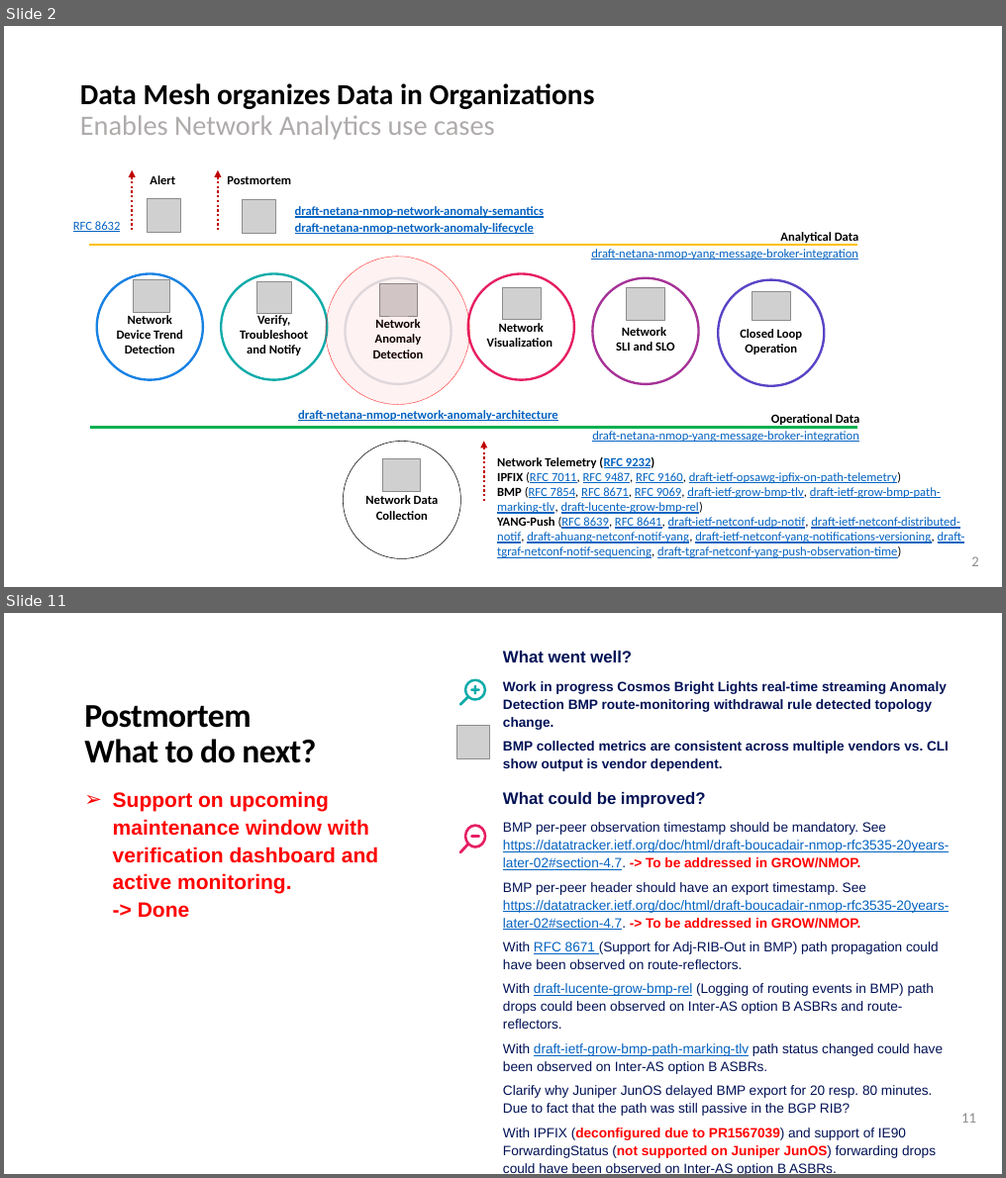
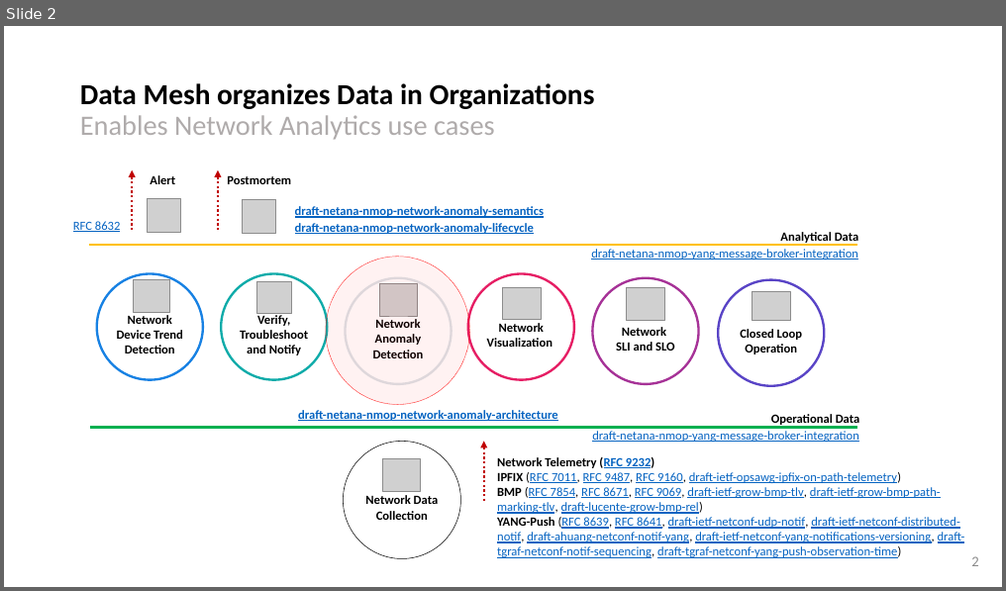
Before and after one commit to network-analytics/ietf-network-analytics-document-status, a slide deck: 121/NMOP/nmop-interim-swisscom-network-analytics-network-incident-postmortem.pptx. Shown one above the other, each under a label of ours: slides 2 and 11 before the commit, slide 2 after it; the slides between them are not shown. The pictures are 1006x1178 and 1006x591 pixels, drawn with LibreOffice and Linux fonts; fonts in the diff are those of the drawing; grey boxes stand for pictures. Boxes give left, top, right and bottom in pixels: in the first picture for what was removed or moved away, otherwise in the second. Text is boxed around its words. In the diff, an @@ line names an element or a change of style, - is before the commit and + after.

```diff
--- a/121/NMOP/nmop-interim-swisscom-network-analytics-network-incident-postmortem.pptx
+++ b/121/NMOP/nmop-interim-swisscom-network-analytics-network-incident-postmortem.pptx
@@ slide 11 removed at <box>4,613,1002,1174</box>, background #FFFFFF @@
@@ text removed at <box>503,651,948,768</box> @@
-What went well?
-Work in progress Cosmos Bright Lights real-time streaming Anomaly Detection BMP route-monitoring withdrawal rule detected topology change.
-BMP collected metrics are consistent across multiple vendors vs. CLI show output is vendor dependent.
@@ freeform shape removed at <box>459,679,486,706</box> @@
@@ text removed at <box>84,705,316,763</box> @@
-Postmortem
-What to do next?
@@ picture removed at <box>456,726,491,760</box> @@
@@ text removed at <box>113,791,378,918</box> @@
-➢ Support on upcoming maintenance window with verification dashboard and active monitoring.
-  -> Done
@@ text removed at <box>503,792,948,1174</box> @@
-What could be improved?
-BMP per-peer observation timestamp should be mandatory. See https://datatracker.ietf.org/doc/html/draft-boucadair-nmop-rfc3535-20years-later-02#section-4.7. -> To be addressed in GROW/NMOP.
-BMP per-peer header should have an export timestamp. See https://datatracker.ietf.org/doc/html/draft-boucadair-nmop-rfc3535-20years-later-02#section-4.7. -> To be addressed in GROW/NMOP.
-With RFC 8671 (Support for Adj-RIB-Out in BMP) path propagation could have been observed on route-reflectors.
-With draft-lucente-grow-bmp-rel (Logging of routing events in BMP) path drops could been observed on Inter-AS option B ASBRs and route-reflectors.
-With draft-ietf-grow-bmp-path-marking-tlv path status changed could have been observed on Inter-AS option B ASBRs.
-Clarify why Juniper JunOS delayed BMP export for 20 resp. 80 minutes. Due to fact that the path was still passive in the BGP RIB?
-With IPFIX (deconfigured due to PR1567039) and support of IE90 ForwardingStatus (not supported on Juniper JunOS) forwarding drops could have been observed on Inter-AS option B ASBRs.
@@ freeform shape removed at <box>459,824,486,854</box> @@
@@ page number removed at <box>961,1113,976,1123</box> @@
-11
```
Also in this commit, not shown: 5 slides changed, 12 slides added, 6 other slides removed, 1 other file.
